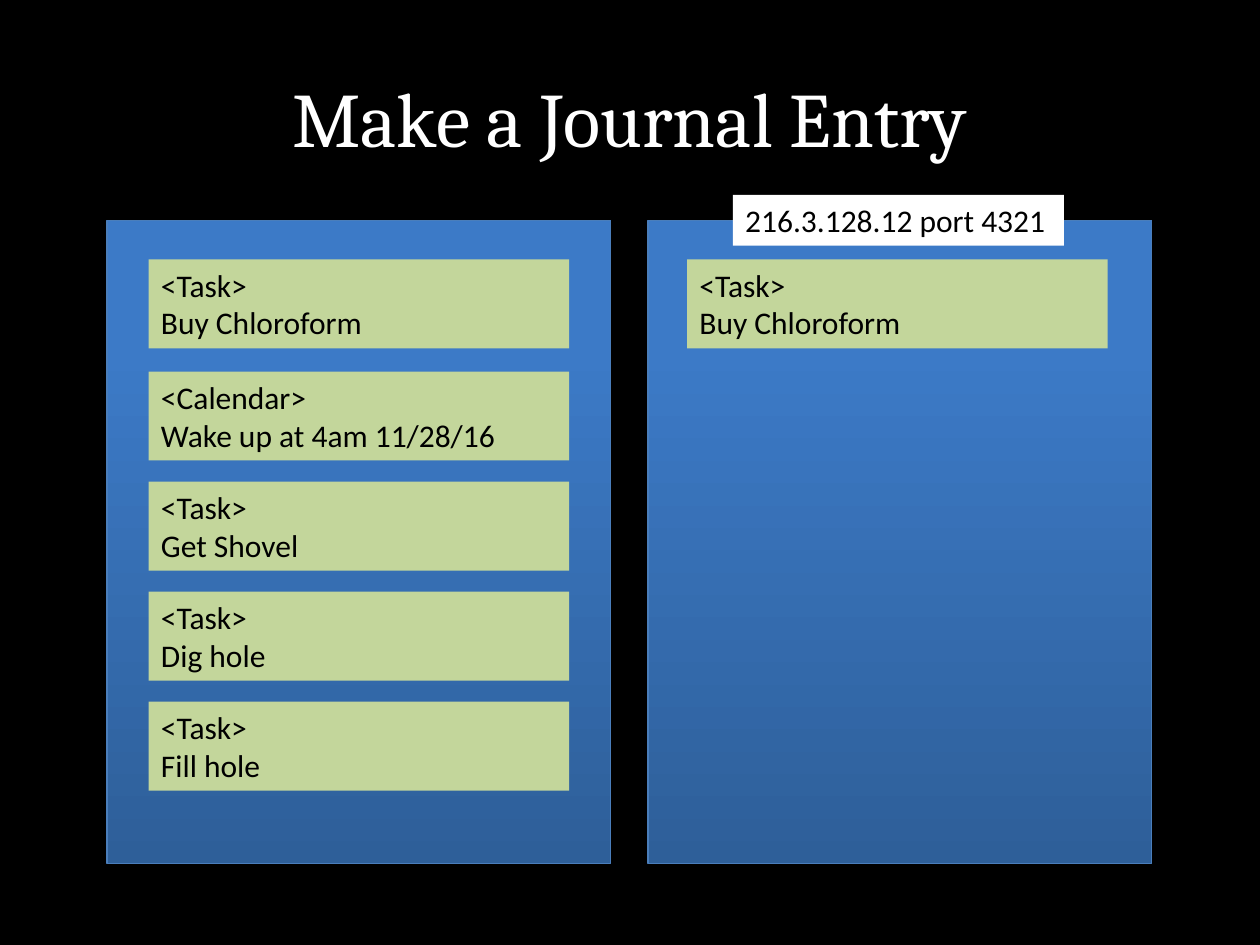
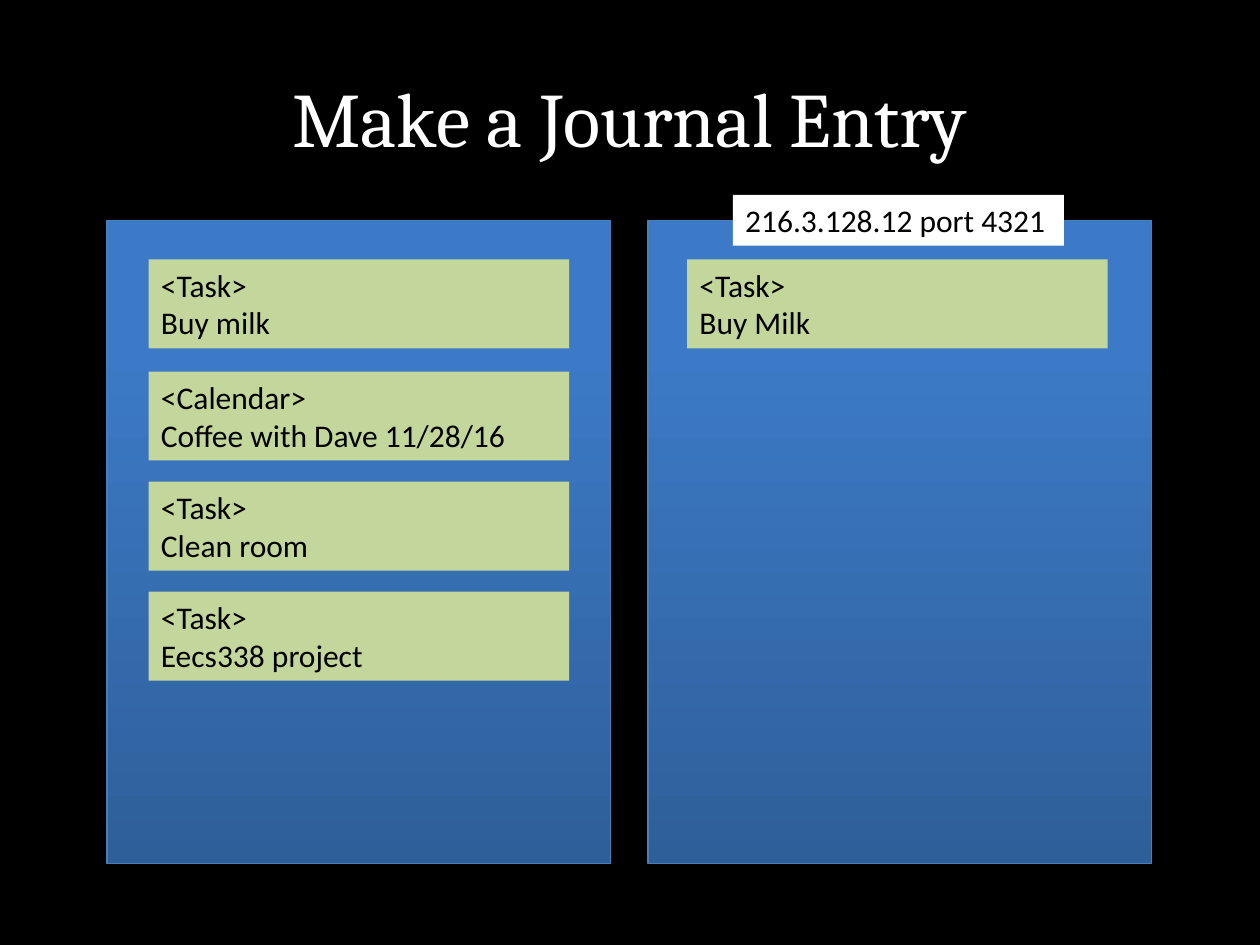
Before and after one commit to ahmear0/journal, a slide deck: slide 20 of 338presentation.pptx. Drawn at 1260x945 pixels with LibreOffice and Linux fonts; fonts in the diff are those of the drawing. Boxes give left, top, right and bottom in pixels: in the first picture for what was removed or moved away, otherwise in the second. Text is boxed around its words. In the diff, an @@ line names an element or a change of style, - is before the commit and + after.

Commit message:
idk what the changes are

```diff
--- a/338presentation.pptx
+++ b/338presentation.pptx
@@ text in rectangle at <box>161,312,270,339</box>: text changed @@
-Buy Chloroform
+Buy milk
@@ text in rectangle at <box>699,312,810,339</box>: text changed @@
-Buy Chloroform
+Buy Milk
@@ text in rectangle at <box>161,425,505,449</box>: text changed @@
-Wake up at 4am 11/28/16
+Coffee with Dave 11/28/16
@@ text in rectangle at <box>161,535,308,558</box>: text changed @@
-Get Shovel
+Clean room
@@ text in rectangle at <box>161,645,363,673</box>: text changed @@
-Dig hole
+Eecs338 project
@@ rectangle removed at <box>149,702,570,791</box> @@
-<Task>
-Fill hole
```
